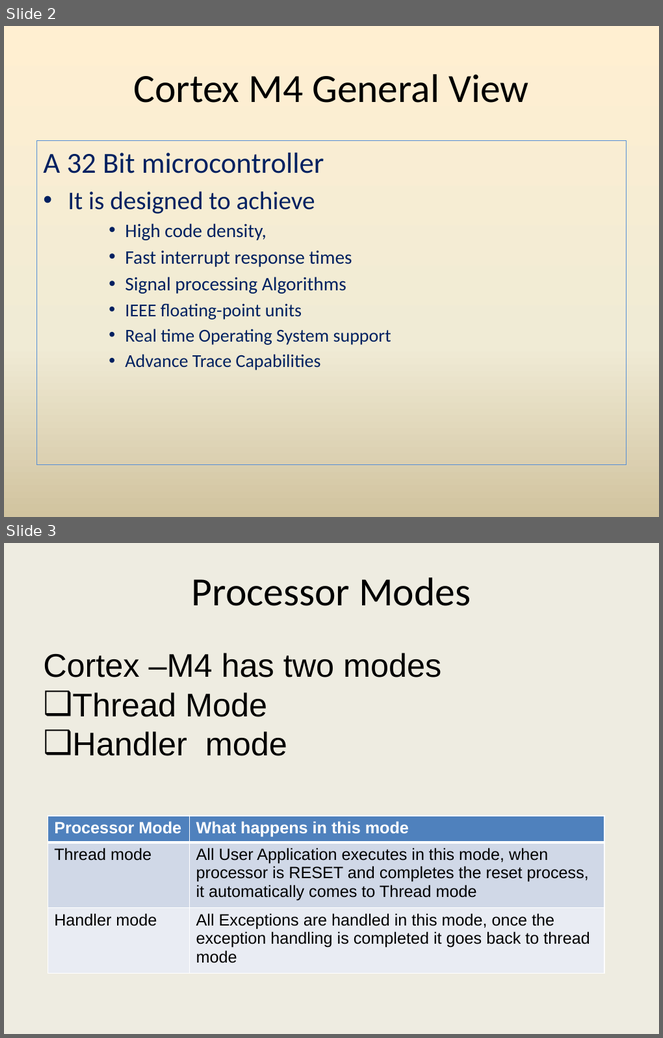
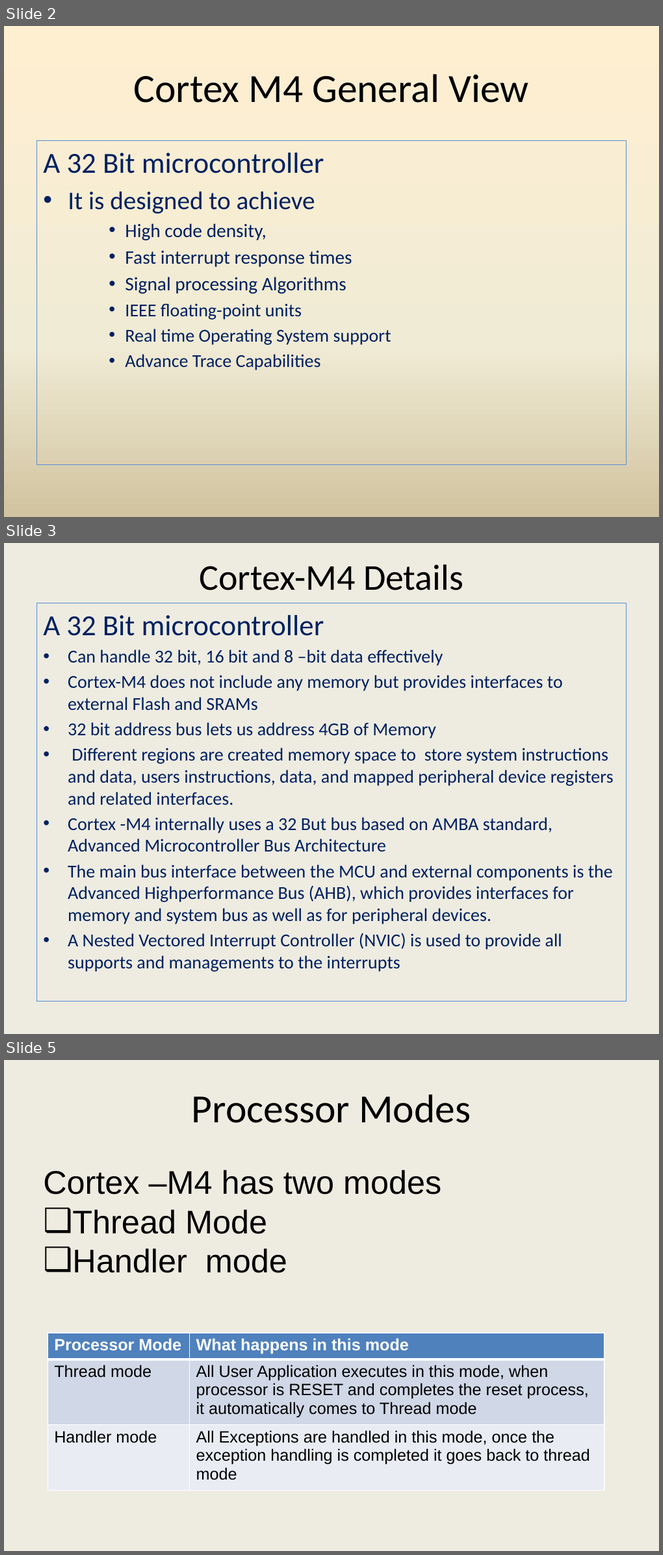
Before and after one commit to girishsukukumar/ARM-Architecture, a slide deck: Module-4.pptx. Shown one above the other, each under a label of ours: slides 2 and 3 before the commit, slides 2, 3 and 5 after it; the slides between them are not shown. The pictures are 663x1038 and 663x1555 pixels, drawn with LibreOffice and Linux fonts; fonts in the diff are those of the drawing. Boxes give left, top, right and bottom in pixels: in the first picture for what was removed or moved away, otherwise in the second. Text is boxed around its words. In the diff, an @@ line names an element or a change of style, - is before the commit and + after.

```diff
--- a/Module-4.pptx
+++ b/Module-4.pptx
@@ slide 3 added at box(4, 543, 659, 1034), background #EEECE1 @@
@@ title added at box(200, 564, 464, 590), 40 pt, text #000000 @@
+Cortex-M4 Details
@@ rectangle added at box(36, 603, 627, 1002), outline #558ED5 0.75 pt, 20 pt, text #002060 @@
+A 32 Bit microcontroller
+• Can handle 32 bit, 16 bit and 8 –bit data effectively
+• Cortex-M4 does not include any memory but provides interfaces to external Flash and SRAMs
+• 32 bit address bus lets us address 4GB of Memory
+• Different regions are created memory space to store system instructions and data, users instructions, data, and mapped peripheral device registers and related interfaces.
+• Cortex -M4 internally uses a 32 But bus based on AMBA standard, Advanced Microcontroller Bus Architecture
+• The main bus interface between the MCU and external components is the Advanced Highperformance Bus (AHB), which provides interfaces for memory and system bus as well as for peripheral devices.
+• A Nested Vectored Interrupt Controller (NVIC) is used to provide all supports and managements to the interrupts
@@ what was slide 3 is now slide 5 @@
```
Also in this commit, not shown: 1 slide changed, 13 other slides added, 2 other files.
